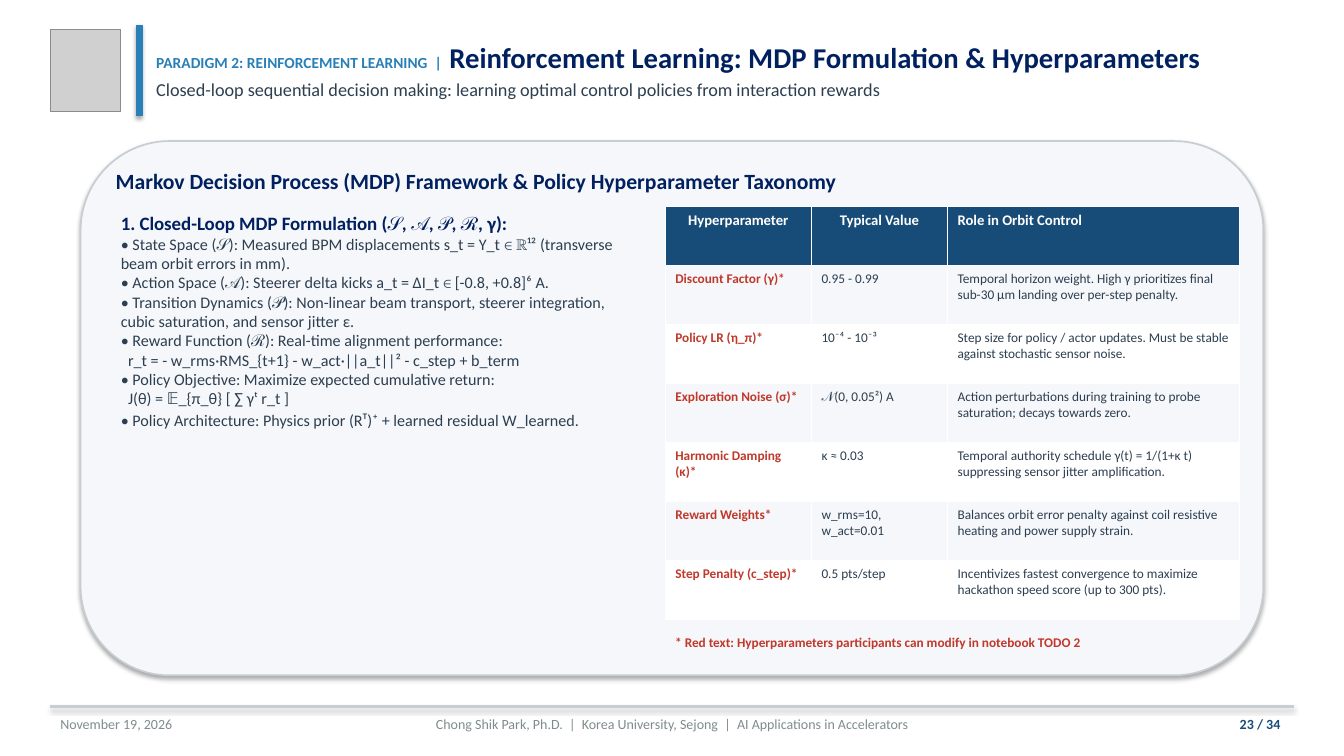
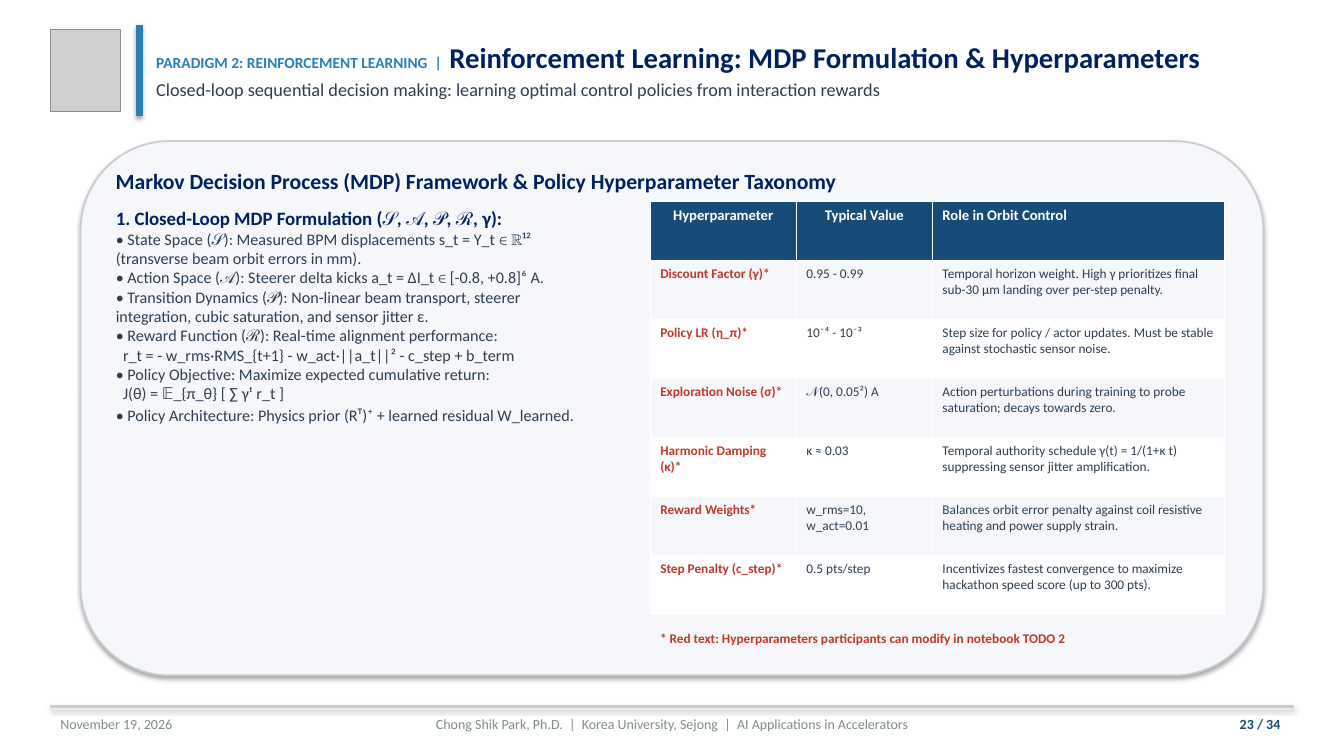
Before and after one commit to cspark7701/ai4acc-mini-hackathon, a slide deck: slide 23 of presentations/Lecture_1_AI_ML_Foundations_and_Control_Slides.pptx. Drawn at 1344x756 pixels with LibreOffice and Linux fonts; fonts in the diff are those of the drawing; grey boxes stand for pictures. Boxes give left, top, right and bottom in pixels: in the first picture for what was removed or moved away, otherwise in the second. Text is boxed around its words. In the diff, an @@ line names an element or a change of style, - is before the commit and + after.

Commit message:
Evenly distribute Slides 13-16, enlarge Slide 14 diagram, and resolve table overlap
Evenly distribute vertical content spans on Slides 13, 14, 15, and 16 across their card containers to eliminate bottom whitespace voids. Enlarge the neural transfer matrix surrogate diagram on the right of Slide 14 by over 40% (scale 1.02, 5.4 in x 4.4 in) with expanded node radii and bolder connections. Eliminate column overlap on Slides 17, 23, and 26 by restricting left column widths to 4.85 in and anchoring tables at x = 6.45 in to create a guaranteed 0.67–0.77 in whitespace gutter. Mirror layout and typography improvements in the PowerPoint build script, recompile slide decks cleanly, and verify all 23 test suite assertions pass.

Files:
 M  presentations/Lecture_1_AI_ML_Foundations_and_Control_Slides.pdf
 M  presentations/Lecture_1_AI_ML_Foundations_and_Control_Slides.pptx
 M  presentations/Lecture_1_AI_ML_Foundations_and_Control_Slides.tex
 M  scripts/build_lecture_1_pptx.py

```diff
--- a/presentations/Lecture_1_AI_ML_Foundations_and_Control_Slides.pptx
+++ b/presentations/Lecture_1_AI_ML_Foundations_and_Control_Slides.pptx
@@ text "1. Closed-Loop MDP Formulation (𝒮, ..." rewrapped from (121,216,613,429) to (116,211,573,424) @@
@@ table: place and size @@
-table at (665,207,1240,620)
+table at (650,202,1225,615)
@@ text "* Red text: Hyperparameters participants ...": place and size @@
-text "* Red text: Hyperparameters participants ..." at (685,637,1081,649)
+text "* Red text: Hyperparameters participants ..." at (670,633,1065,645)
```
Also in this commit, not shown: 3 other slides changed, 3 other files.
